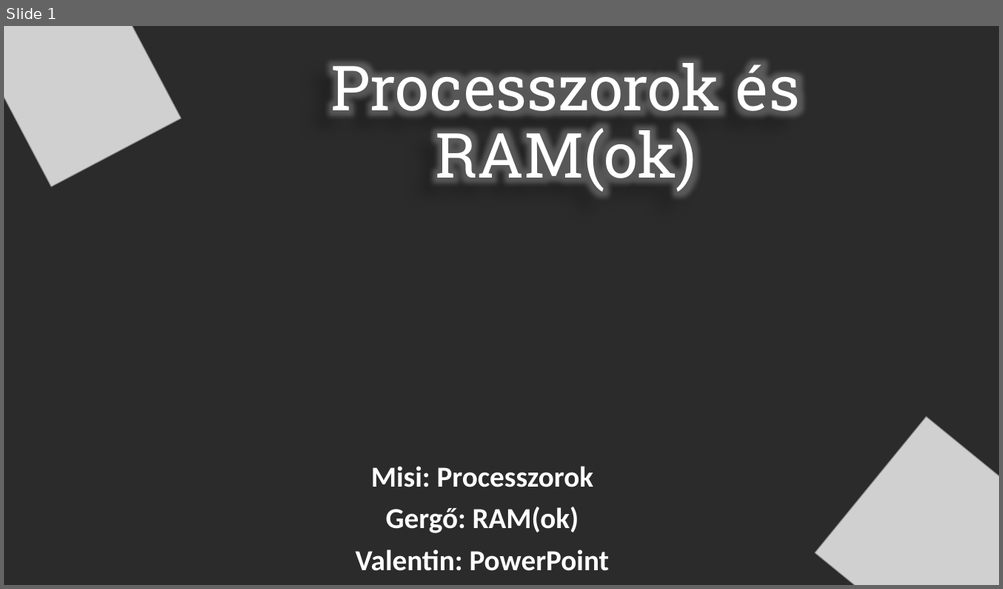
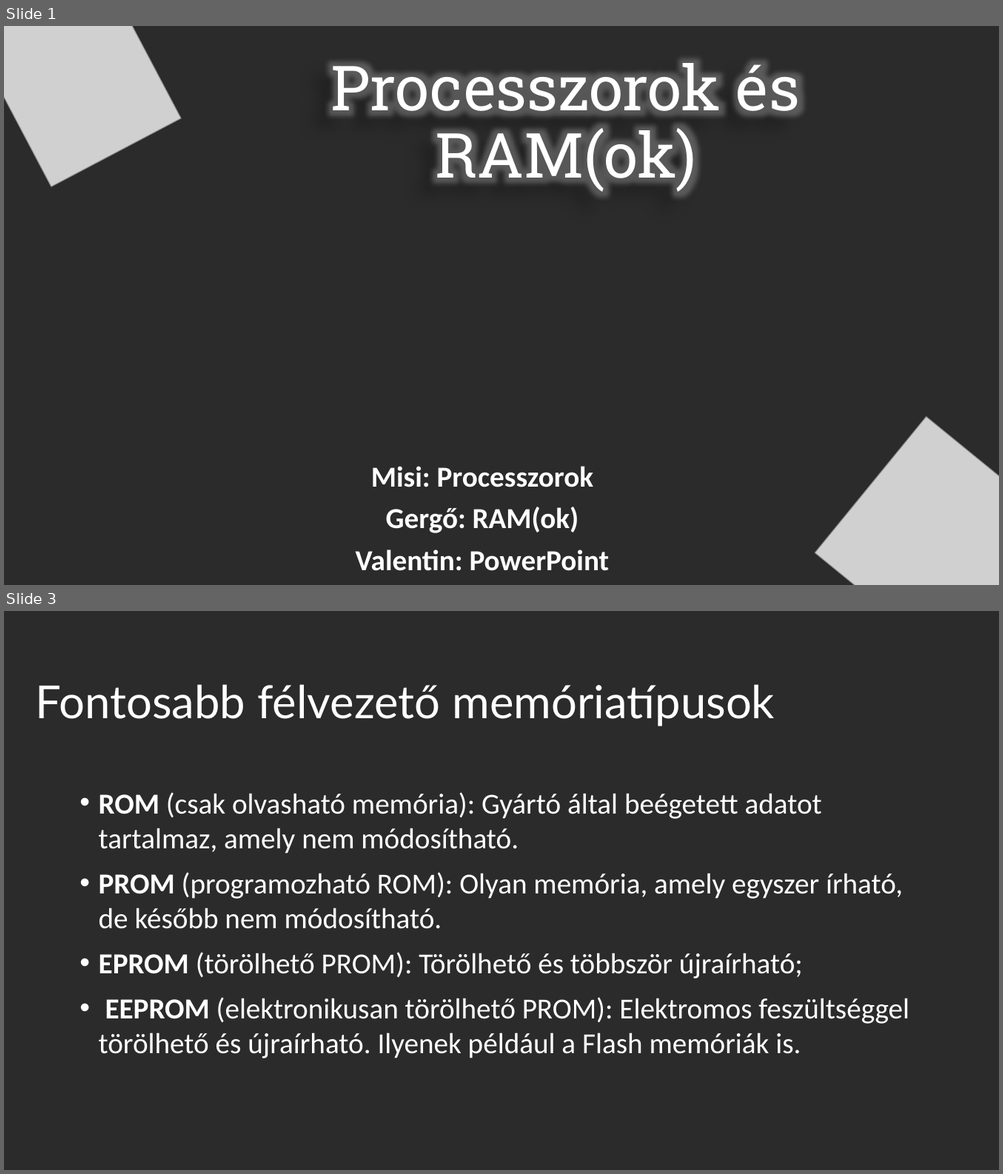
Before and after one commit to OsziMisi/Jozsika, a slide deck: processzor + memoria.pptx. Shown one above the other, each under a label of ours: slide 1 before the commit, slides 1 and 3 after it; the slides between them are not shown. The pictures are 1003x589 and 1003x1174 pixels, drawn with LibreOffice and Linux fonts; fonts in the diff are those of the drawing; grey boxes stand for pictures; background and template pictures are left out; a plain dark background stands for a picture behind light text. Boxes give left, top, right and bottom in pixels: in the first picture for what was removed or moved away, otherwise in the second. Text is boxed around its words. In the diff, an @@ line names an element or a change of style, - is before the commit and + after.

```diff
--- a/processzor + memoria.pptx
+++ b/processzor + memoria.pptx
@@ slide 3 added at (4, 611, 999, 1170), background picture (left out) @@
@@ title added at (35, 684, 775, 726), 44 pt, text #FFFFFF @@
+Fontosabb félvezető memóriatípusok
@@ text added at (99, 792, 909, 1059), 28 pt, text #FFFFFF @@
+• ROM (csak olvasható memória): Gyártó által beégetett adatot tartalmaz, amely nem módosítható.
+• PROM (programozható ROM): Olyan memória, amely egyszer írható, de később nem módosítható.
+• EPROM (törölhető PROM): Törölhető és többször újraírható;
+• EEPROM (elektronikusan törölhető PROM): Elektromos feszültséggel törölhető és újraírható. Ilyenek például a Flash memóriák is.
```
Also in this commit, not shown: 7 other slides added.
